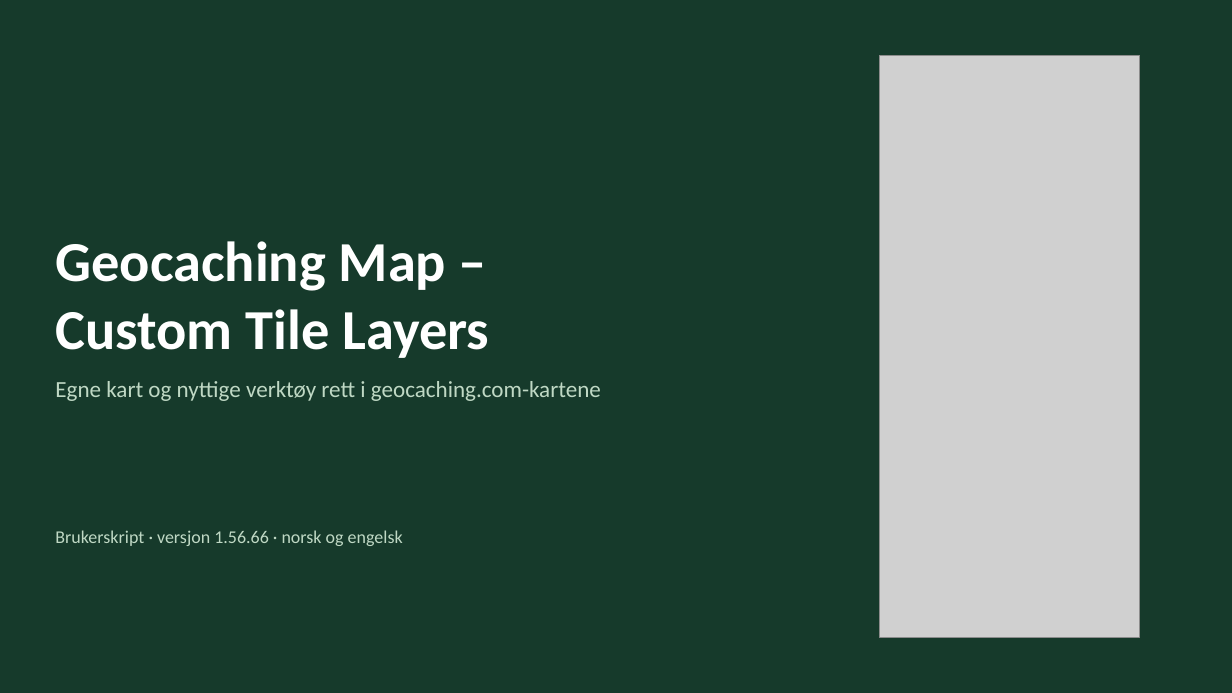
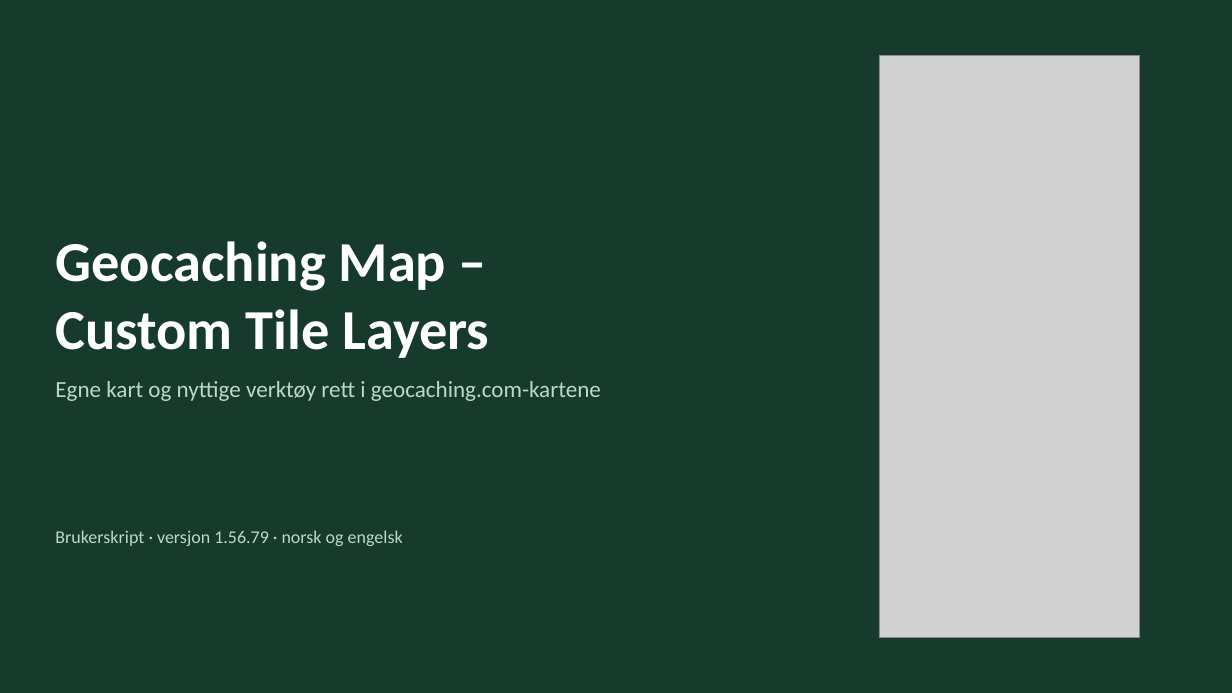
Before and after one commit to knutos/custom-tiles, a slide deck: slide 1 of docs/Geocaching-Map-Custom-Tile-Layers-Presentasjon.pptx. Drawn at 1232x693 pixels with LibreOffice and Linux fonts; fonts in the diff are those of the drawing; grey boxes stand for pictures. Boxes give left, top, right and bottom in pixels: in the first picture for what was removed or moved away, otherwise in the second. Text is boxed around its words. In the diff, an @@ line names an element or a change of style, - is before the commit and + after.

```diff
--- a/docs/Geocaching-Map-Custom-Tile-Layers-Presentasjon.pptx
+++ b/docs/Geocaching-Map-Custom-Tile-Layers-Presentasjon.pptx
@@ text at [55,530,403,546]: text changed @@
-Brukerskript · versjon 1.56.66 · norsk og engelsk
+Brukerskript · versjon 1.56.79 · norsk og engelsk
```
Also in this commit, not shown: 18 other slides changed, 9 other files.
